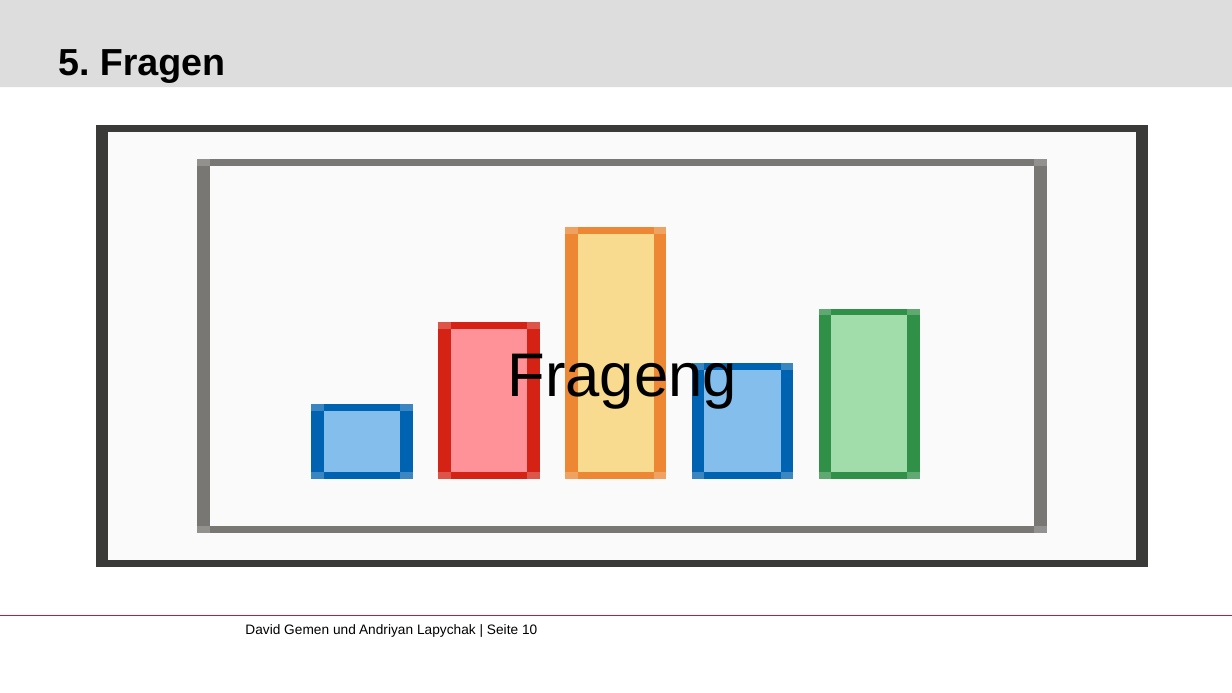
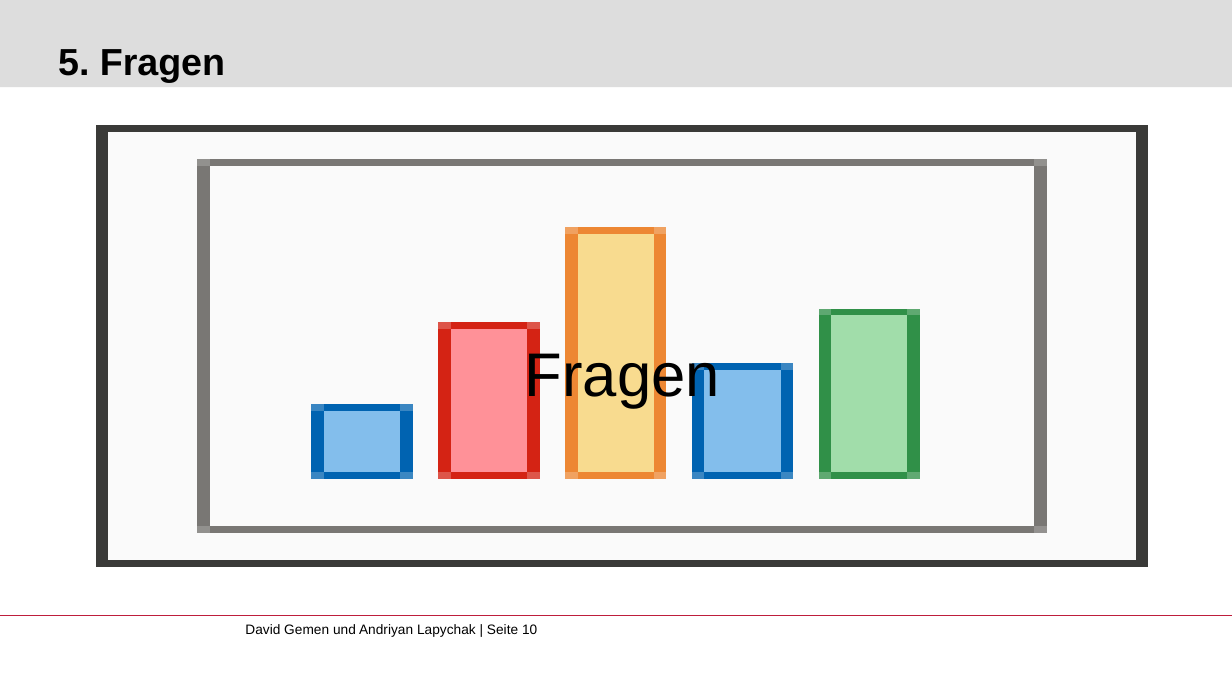
Before and after one commit to gemdav/Programmieren-1-Tutorium, a slide deck: slide 10 of slides/07_polymorphism_equals_toString_pbv_pbr.pptx. Drawn at 1232x693 pixels with LibreOffice and Linux fonts; fonts in the diff are those of the drawing; background and template pictures are left out. Boxes give left, top, right and bottom in pixels: in the first picture for what was removed or moved away, otherwise in the second. Text is boxed around its words. In the diff, an @@ line names an element or a change of style, - is before the commit and + after.

```diff
--- a/slides/07_polymorphism_equals_toString_pbv_pbr.pptx
+++ b/slides/07_polymorphism_equals_toString_pbv_pbr.pptx
@@ text at (x1=525, y1=347, x2=720, y2=408): text changed @@
-Frageng
+Fragen
```
Also in this commit, not shown: 21 other files.
